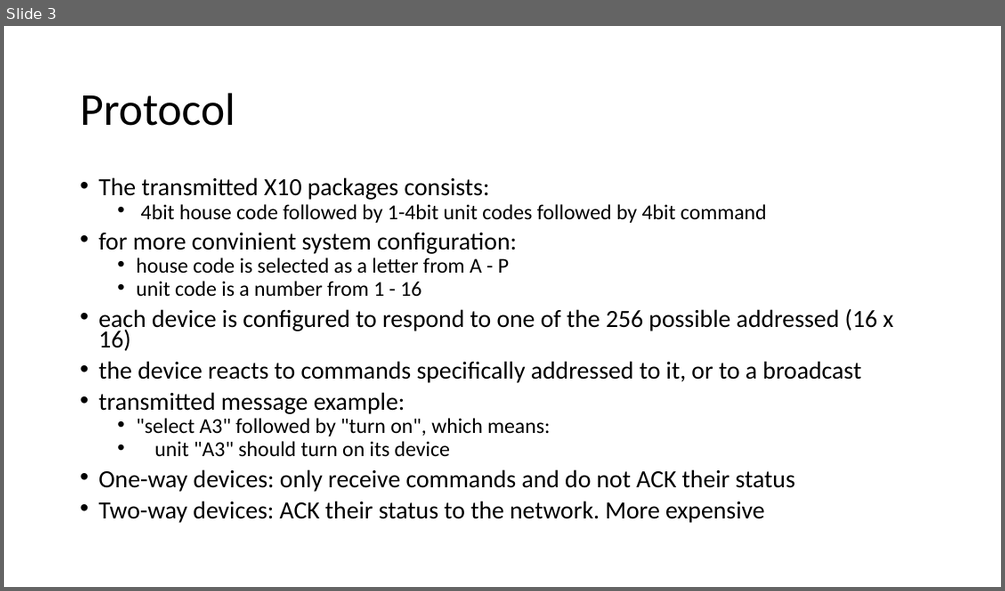
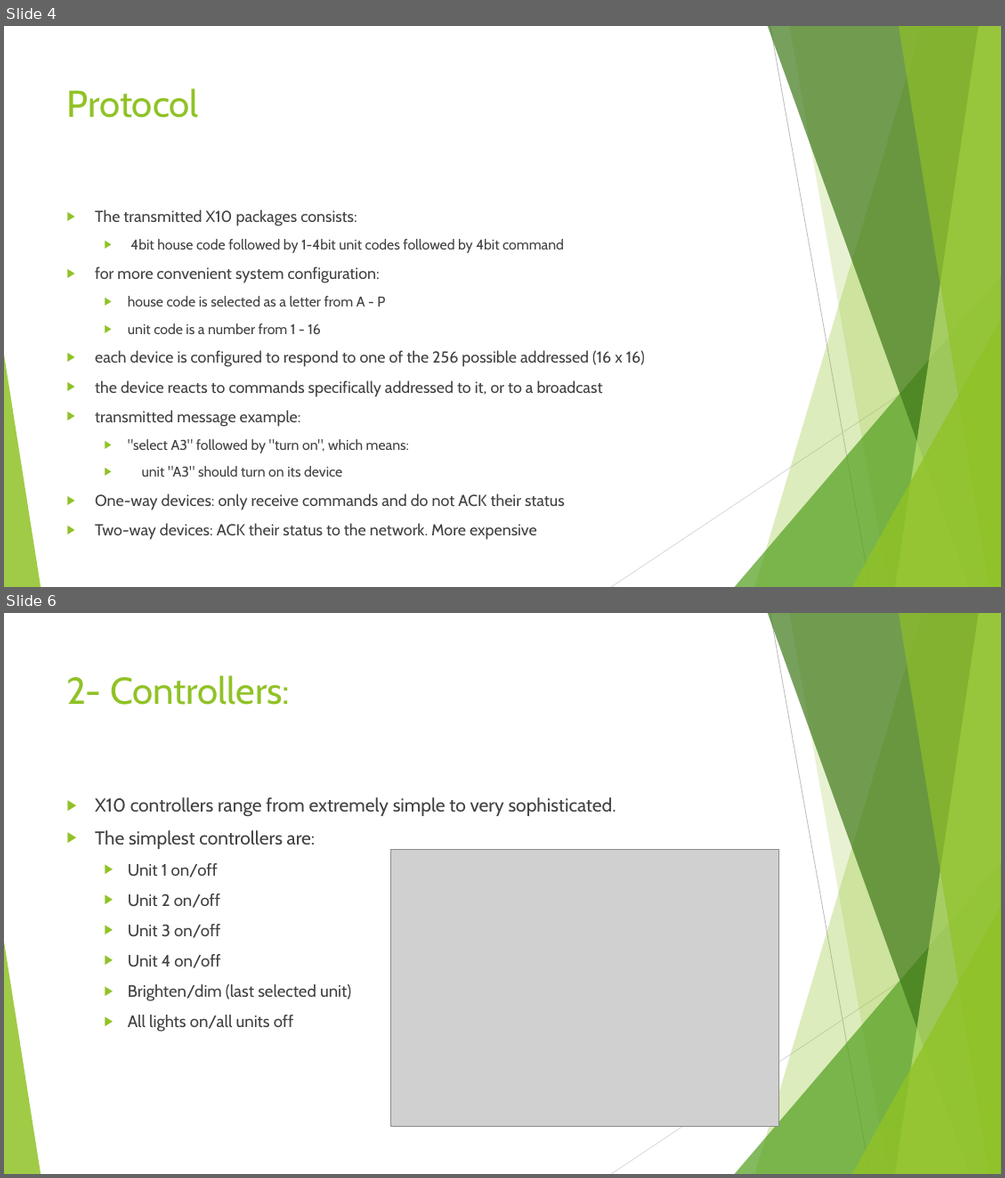
Before and after one commit to alghammariosmah/ulnoiot, a slide deck: teams/aast/altenhofer/2017_06_14/research_x10.pptx. Shown one above the other, each under a label of ours: slide 3 before the commit, slides 4 and 6 after it; the slides between them are not shown. The pictures are 1005x591 and 1005x1178 pixels, drawn with LibreOffice and Linux fonts; fonts in the diff are those of the drawing; grey boxes stand for pictures. Boxes give left, top, right and bottom in pixels: in the first picture for what was removed or moved away, otherwise in the second. Text is boxed around its words. In the diff, an @@ line names an element or a change of style, - is before the commit and + after.

```diff
--- a/teams/aast/altenhofer/2017_06_14/research_x10.pptx
+++ b/teams/aast/altenhofer/2017_06_14/research_x10.pptx
@@ slide 6 added at box(4, 613, 1001, 1174), background #FFFFFF; not listed: 10 template elements that a slide beside it also shows @@
@@ title added at box(67, 675, 290, 705), 36 pt, text #90C226 @@
+2- Controllers:
@@ text added at box(95, 797, 616, 1031), 16 pt, text #404040 @@
+▶ X10 controllers range from extremely simple to very sophisticated.
+▶ The simplest controllers are:
+  ▶ Unit 1 on/off
+  ▶ Unit 2 on/off
+  ▶ Unit 3 on/off
+  ▶ Unit 4 on/off
+  ▶ Brighten/dim (last selected unit)
+  ▶ All lights on/all units off
@@ picture added at box(391, 850, 779, 1126) @@
@@ what was slide 3 is now slide 4 @@
@@ slide 4 changed as well @@
@@ title "Protocol": place and size @@
-title "Protocol" at box(80, 93, 235, 126)
+title "Protocol" at box(67, 88, 199, 118)
@@ title "Protocol" at box(67, 88, 199, 118): size 44 to 36 pt, font Calibri to Cabin, text colour #000000 to #90C226; line spacing 0.9 to 1; vertical alignment middle to top @@
@@ text "The transmitted X10 packages consists:": place and size @@
-text "The transmitted X10 packages consists:" at box(98, 177, 893, 523)
+text "The transmitted X10 packages consists:" at box(95, 209, 645, 510)
@@ text at box(95, 209, 645, 510): size 23.8 to 15.3 pt in "The transmitted X10 packages consists:", "each device is configured to respond to ...", "the device reacts to commands specifically addressed ...", "transmitted message example:" and 2 more places; font Calibri to Cabin, text colour #000000 to #404040; size 20.4 to 13.6 pt in "4bit house code followed by 1-4bit unit ...", "house code is selected as a letter ...", "unit code is a number from 1 ...", ""select A3" followed by "turn on", which ..." and 1 more places; bullet • to ▶; line spacing 0.7 to 1; more space between paragraphs @@
@@ text at box(95, 266, 380, 283): text changed; size 23.8 to 15.3 pt; font Calibri to Cabin; text colour #000000 to #404040 @@
-• for more convinient system configuration:
+▶ for more convenient system configuration:
@@ group added at box(4, 26, 1001, 587): 5 freeform shapes, 3 triangles, 2 lines @@
```
Also in this commit, not shown: 2 other slides changed, 4 other slides added, 14 other files.
